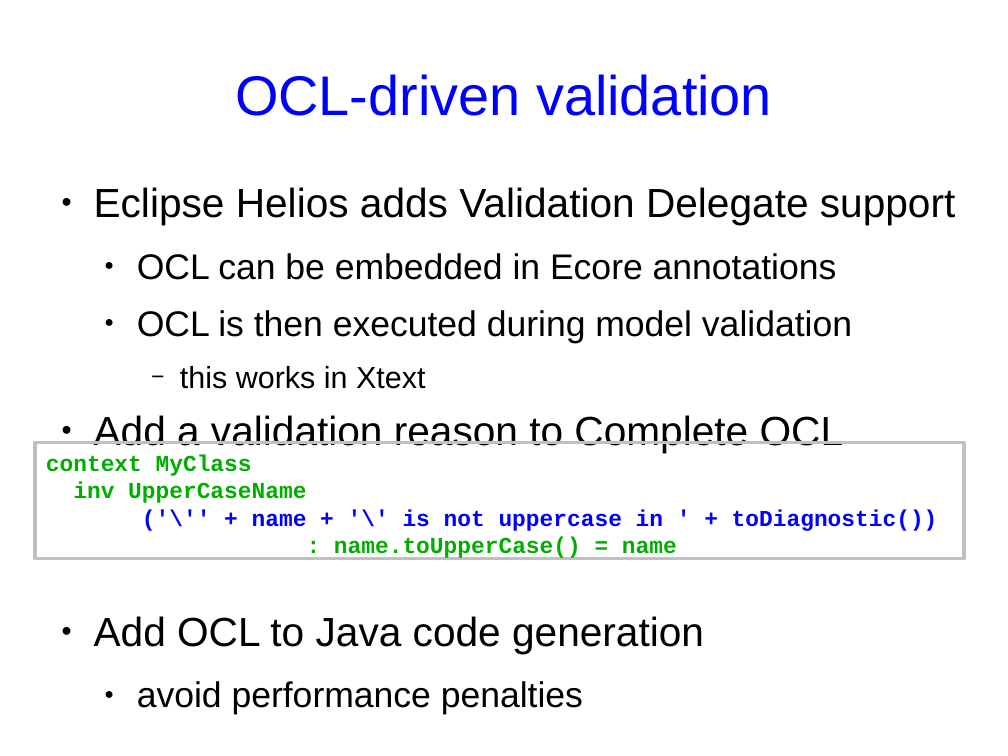
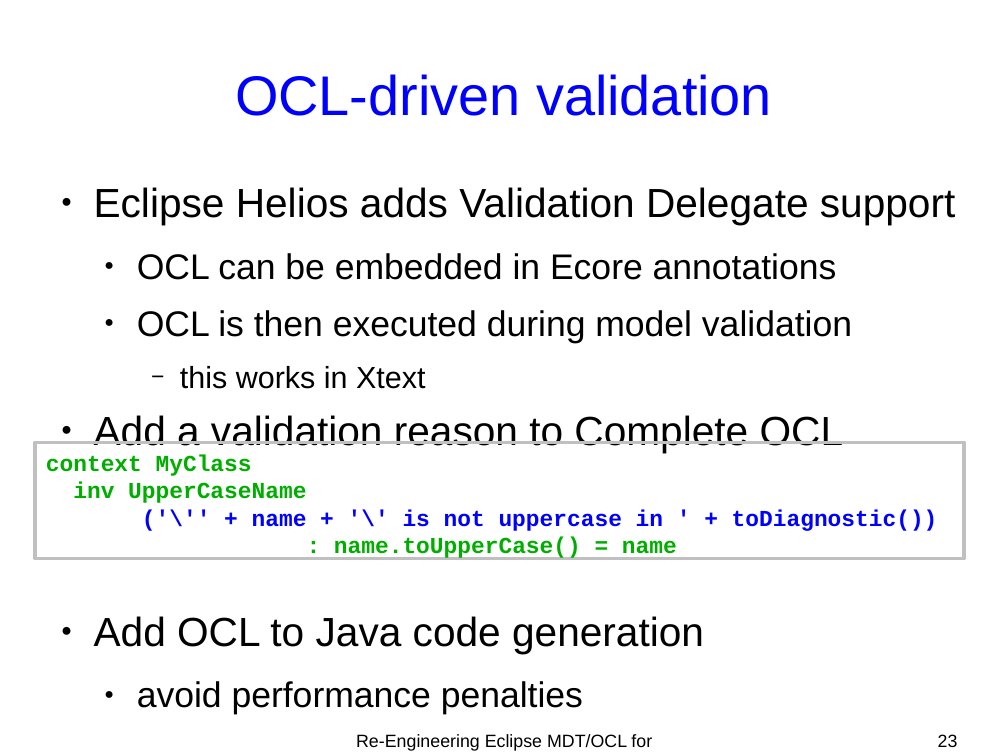
Before and after one commit to eclipse-ocl/ocl-website, a slide deck: slide 23 of ocl/docs/publications/MODELS2010OCLWorkshop/oclxtext.odp (slide 22 before the commit). Drawn at 1008x756 pixels with LibreOffice and Linux fonts; fonts in the diff are those of the drawing. Boxes give left, top, right and bottom in pixels: in the first picture for what was removed or moved away, otherwise in the second. Text is boxed around its words. In the diff, an @@ line names an element or a change of style, - is before the commit and + after.

```diff
--- a/ocl/docs/publications/MODELS2010OCLWorkshop/oclxtext.odp
+++ b/ocl/docs/publications/MODELS2010OCLWorkshop/oclxtext.odp
@@ text added at bbox=[356, 734, 652, 751], 14 pt, text #000000 @@
+Re-Engineering Eclipse MDT/OCL for Xtext
@@ page number added at bbox=[938, 734, 958, 747], 14 pt, text #000000 @@
+23
```
Also in this commit, not shown: 22 other slides changed, 3 other files.
